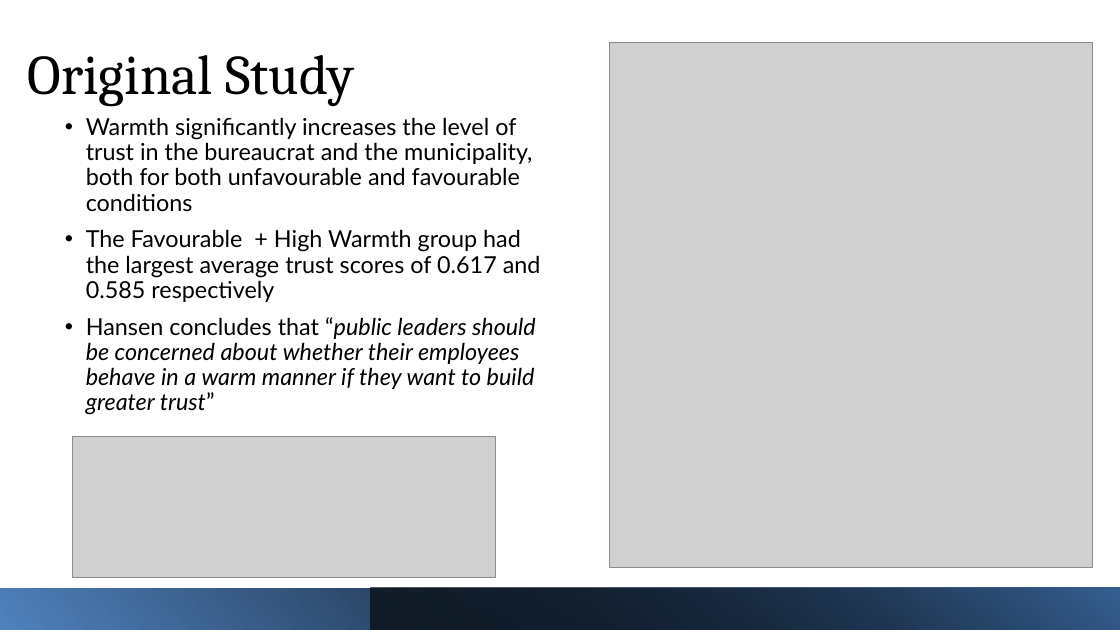
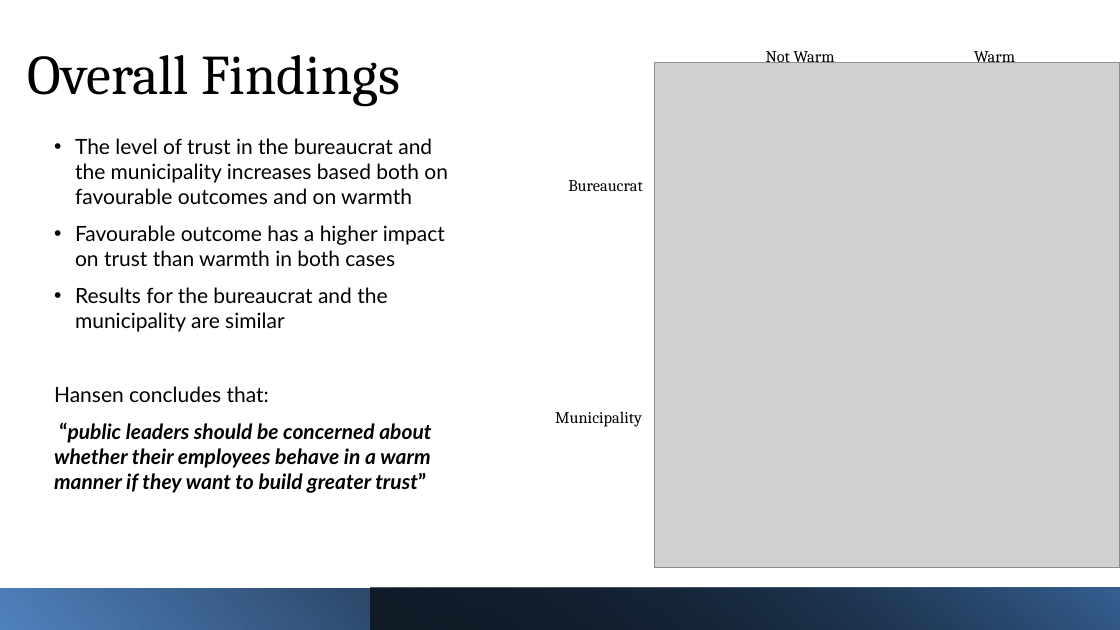
Before and after one commit to beattie1-oss/StatsII_2026, a slide deck: slide 6 of replication/my_answers/Can Warm Behavior Mitigate the Negative Effect.pptx (slide 7 before the commit). Drawn at 1120x630 pixels with LibreOffice and Linux fonts; fonts in the diff are those of the drawing; grey boxes stand for pictures. Boxes give left, top, right and bottom in pixels: in the first picture for what was removed or moved away, otherwise in the second. Text is boxed around its words. In the diff, an @@ line names an element or a change of style, - is before the commit and + after.

```diff
--- a/replication/my_answers/Can Warm Behavior Mitigate the Negative Effect.pptx
+++ b/replication/my_answers/Can Warm Behavior Mitigate the Negative Effect.pptx
@@ title at (x1=28, y1=55, x2=400, y2=107): text changed @@
-Original Study
+Overall Findings
@@ text added at (x1=766, y1=51, x2=835, y2=63), 14 pt, text #000000 @@
+Not Warm
@@ text added at (x1=974, y1=51, x2=1015, y2=63), 14 pt, text #000000 @@
+Warm
@@ picture resized from (x1=609, y1=42, x2=1092, y2=568) to (x1=655, y1=62, x2=1120, y2=568) @@
@@ text at (x1=54, y1=138, x2=448, y2=493): text changed; size 20 to 18 pt @@
-• Warmth significantly increases the level of trust in the bureaucrat and the municipality, both for both unfavourable and favourable conditions
-• The Favourable + High Warmth group had the largest average trust scores of 0.617 and 0.585 respectively
-• Hansen concludes that “public leaders should be concerned about whether their employees behave in a warm manner if they want to build greater trust”
+• The level of trust in the bureaucrat and the municipality increases based both on favourable outcomes and on warmth
+• Favourable outcome has a higher impact on trust than warmth in both cases
+• Results for the bureaucrat and the municipality are similar
+Hansen concludes that:
+“public leaders should be concerned about whether their employees behave in a warm manner if they want to build greater trust”
@@ text added at (x1=568, y1=180, x2=643, y2=191), 14 pt, text #000000 @@
+Bureaucrat
@@ text added at (x1=555, y1=411, x2=642, y2=427), 14 pt, text #000000 @@
+Municipality
@@ picture removed at (x1=72, y1=436, x2=495, y2=578) @@
```
Also in this commit, not shown: 11 other slides changed, 1 slide added, 10 other files.
